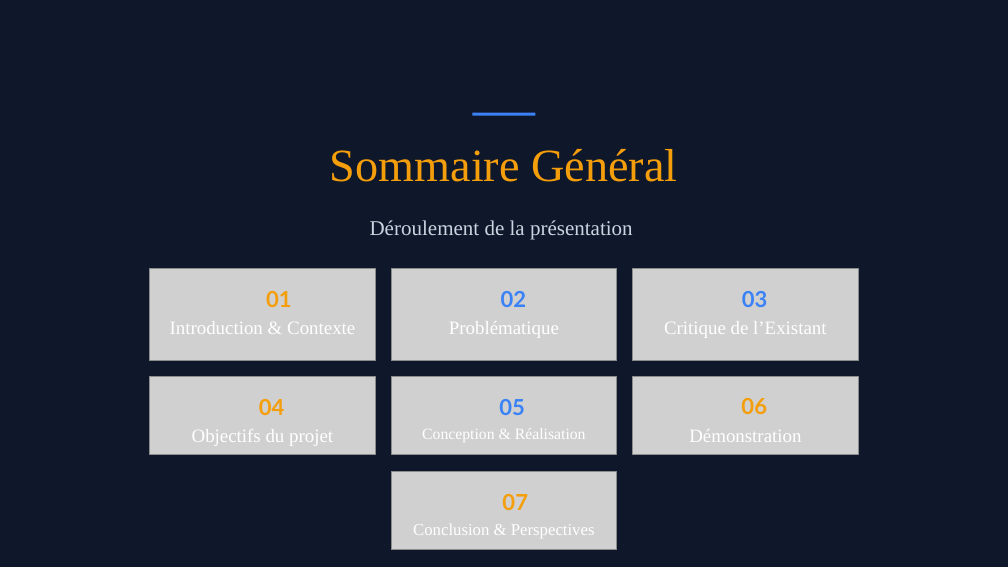
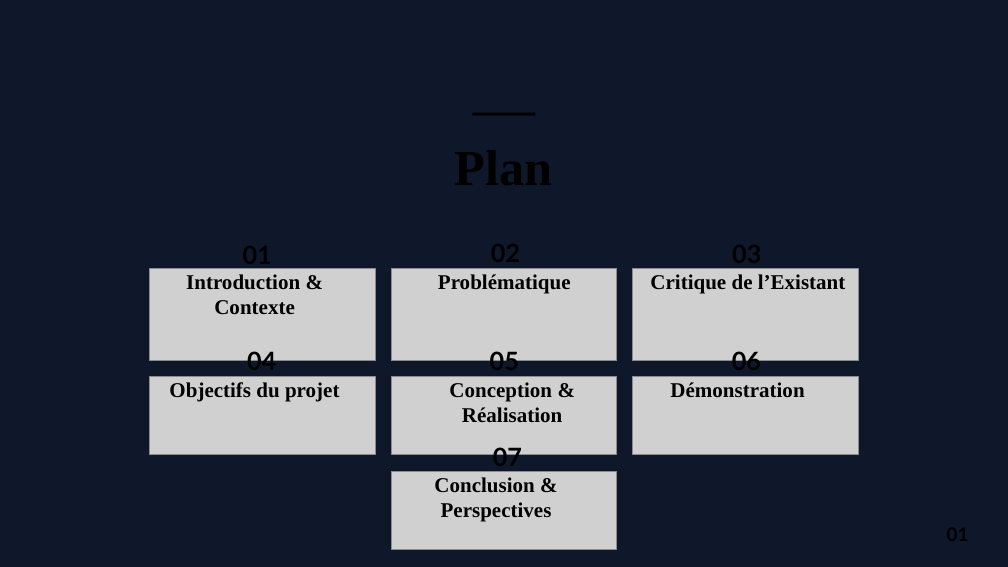
Before and after one commit to xavierGIT04/Soutenance, a slide deck: slide 2 of Soutenance de Licence - GBANDI WAKE (1).pptx. Drawn at 1008x567 pixels with LibreOffice and Linux fonts; fonts in the diff are those of the drawing; grey boxes stand for pictures; background and template pictures are left out. Boxes give left, top, right and bottom in pixels: in the first picture for what was removed or moved away, otherwise in the second. Text is boxed around its words. In the diff, an @@ line names an element or a change of style, - is before the commit and + after.

```diff
--- a/Soutenance de Licence - GBANDI WAKE (1).pptx
+++ b/Soutenance de Licence - GBANDI WAKE (1).pptx
@@ rectangle at (x1=473, y1=113, x2=535, y2=116): fill #3B82F6 to #000000 @@
@@ text at (x1=330, y1=149, x2=677, y2=182): text changed; size 44 to 48 pt; text colour #F59E0B to #000000; bold on @@
-Sommaire Général
+Plan
@@ size 21 to 24 pt, text colour #F59E0B to #000000 in 4 elements at (x1=732, y1=349, x2=761, y2=370), (x1=493, y1=444, x2=522, y2=466), (x1=247, y1=349, x2=276, y2=370), (x1=243, y1=246, x2=272, y2=269) @@
@@ text "01" moved from (x1=266, y1=291, x2=292, y2=307) to (x1=243, y1=246, x2=272, y2=269) @@
@@ text removed at (x1=370, y1=220, x2=633, y2=239) @@
-Déroulement de la présentation
@@ text "Introduction & Contexte" moved from (x1=170, y1=321, x2=355, y2=334) to (x1=186, y1=274, x2=300, y2=314) @@
@@ text "Problématique" moved from (x1=449, y1=321, x2=559, y2=338) to (x1=438, y1=274, x2=571, y2=294) @@
@@ size 18 to 20 pt, text colour #FFFFFF to #000000, bold on in 5 elements at (x1=438, y1=274, x2=571, y2=294), (x1=186, y1=274, x2=300, y2=314), (x1=169, y1=382, x2=339, y2=402), (x1=670, y1=382, x2=804, y2=397), (x1=650, y1=274, x2=846, y2=294) @@
@@ text "Critique de l’Existant" moved from (x1=664, y1=321, x2=826, y2=338) to (x1=650, y1=274, x2=846, y2=294) @@
@@ 8 texts moved together from (x1=192, y1=291, x2=801, y2=510) to (x1=169, y1=244, x2=804, y2=466) @@
@@ size 21 to 24 pt, text colour #3B82F6 to #000000 in 3 elements at (x1=491, y1=244, x2=520, y2=262), (x1=732, y1=245, x2=761, y2=263), (x1=490, y1=349, x2=519, y2=370) @@
@@ text "Conception & Réalisation" moved from (x1=422, y1=428, x2=586, y2=439) to (x1=449, y1=382, x2=562, y2=422) @@
@@ text "Conception & Réalisation" at (x1=449, y1=382, x2=562, y2=422): size 15 to 20 pt, text colour #FFFFFF to #000000, bold on @@
@@ text "Conclusion & Perspectives" moved from (x1=413, y1=524, x2=595, y2=538) to (x1=434, y1=477, x2=552, y2=522) @@
@@ text "Conclusion & Perspectives" at (x1=434, y1=477, x2=552, y2=522): size 16 to 20 pt, text colour #FFFFFF to #000000, bold on @@
@@ text added at (x1=947, y1=523, x2=977, y2=537), 18 pt, text #000000, bold @@
+01
```
Also in this commit, not shown: 27 other slides changed, 6 slides added, 2 slides removed, 4 other files.
